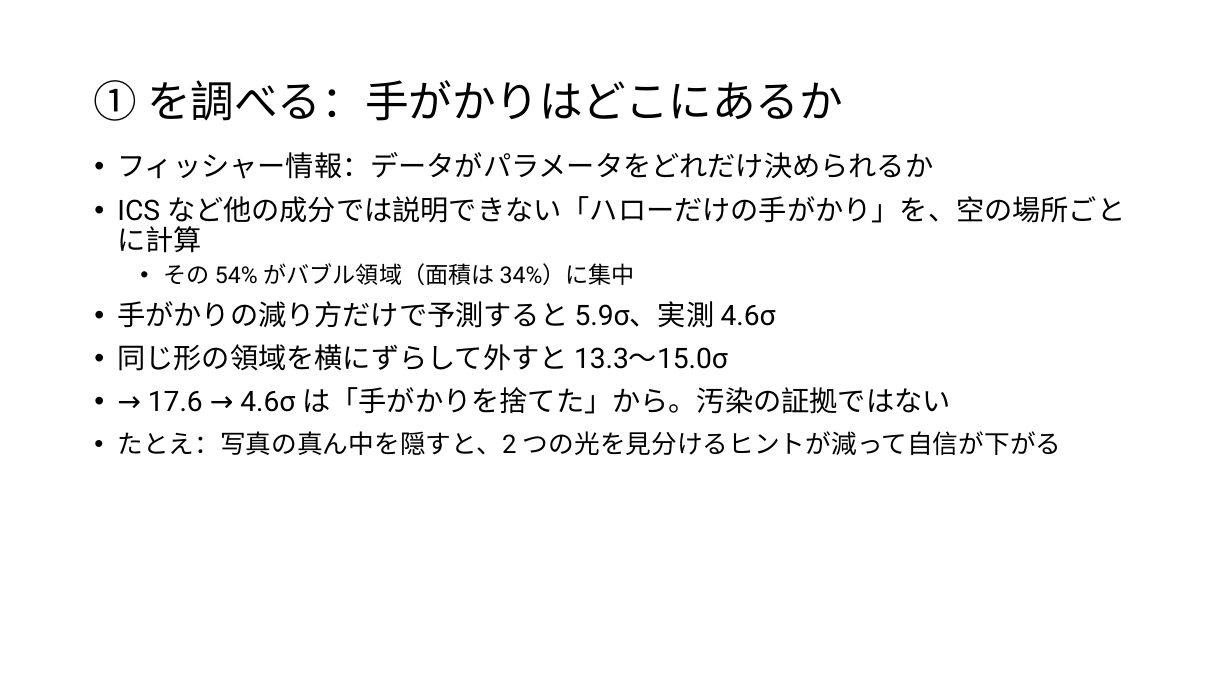
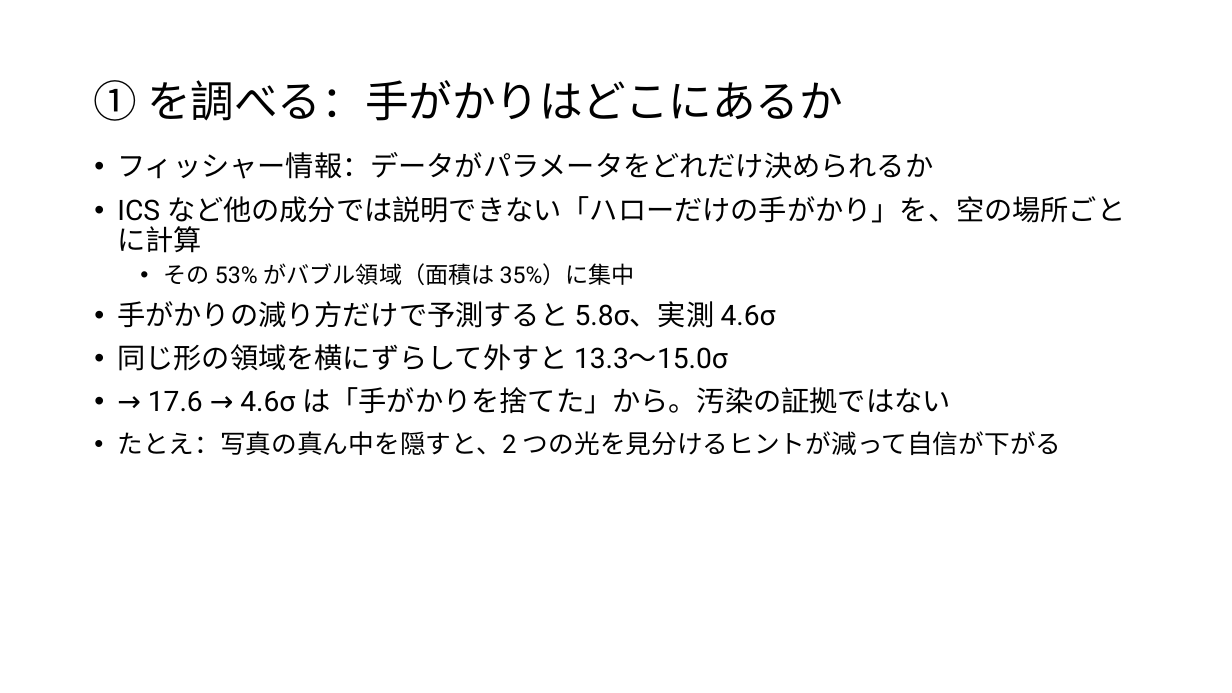
Before and after one commit to Mikann20041029/darkmatter-slides, a slide deck: slide 25 of slides/2026-10-03_研究進捗報告_claude_夕方版.pptx. Drawn at 1232x693 pixels with LibreOffice and Linux fonts; fonts in the diff are those of the drawing. Boxes give left, top, right and bottom in pixels: in the first picture for what was removed or moved away, otherwise in the second. Text is boxed around its words. In the diff, an @@ line names an element or a change of style, - is before the commit and + after.

```diff
--- a/slides/2026-10-03_研究進捗報告_claude_夕方版.pptx
+++ b/slides/2026-10-03_研究進捗報告_claude_夕方版.pptx
@@ text at [117,263,776,328]: text changed @@
-  • その 54% がバブル領域（面積は 34%）に集中
-• 手がかりの減り方だけで予測すると 5.9σ、実測 4.6σ
+  • その 53% がバブル領域（面積は 35%）に集中
+• 手がかりの減り方だけで予測すると 5.8σ、実測 4.6σ
```
Also in this commit, not shown: 4 other slides changed.
